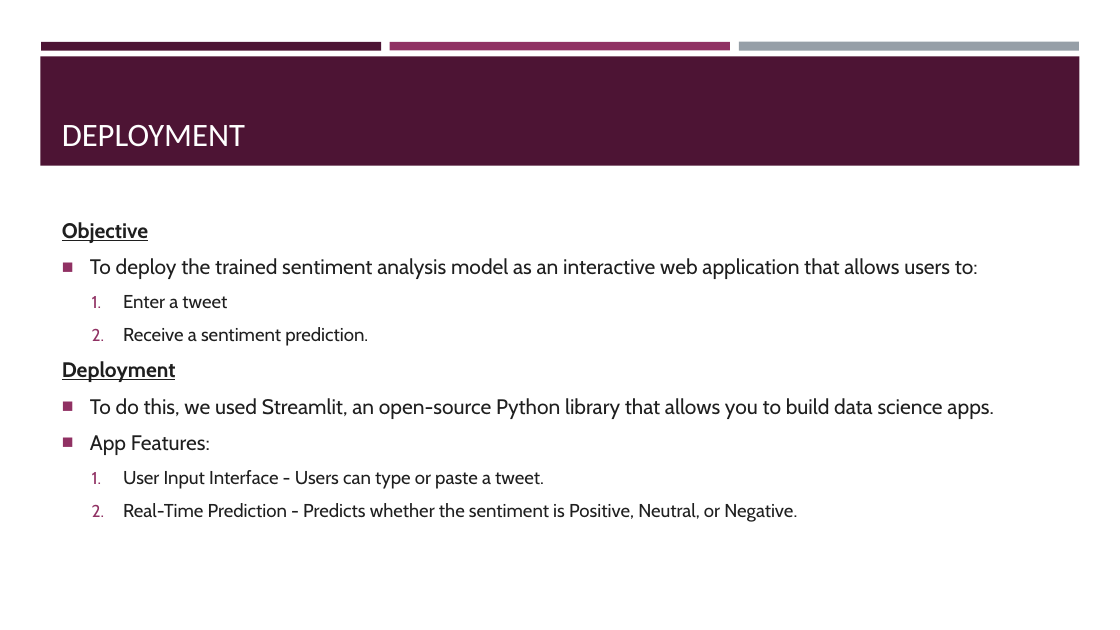
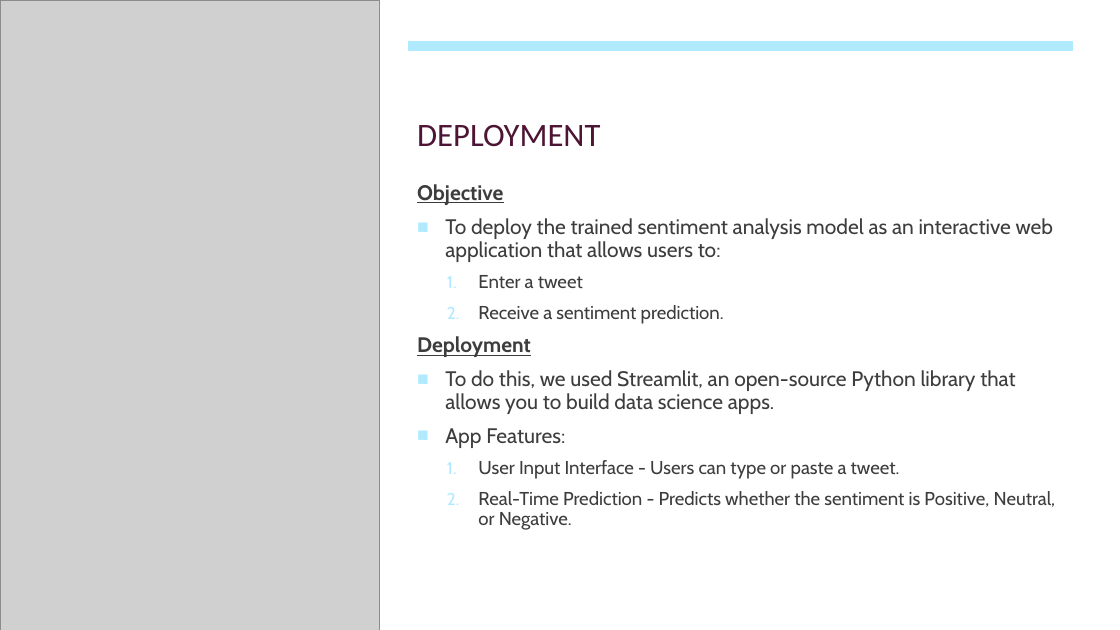
Before and after one commit to Godfrey-249/Phase-4-Group-2--NLP-Project, a slide deck: slide 9 of TWITTER SENTIMENTS ANALYSIS.pptx. Drawn at 1120x630 pixels with LibreOffice and Linux fonts; fonts in the diff are those of the drawing; grey boxes stand for pictures. Boxes give left, top, right and bottom in pixels: in the first picture for what was removed or moved away, otherwise in the second. Text is boxed around its words. In the diff, an @@ line names an element or a change of style, - is before the commit and + after.

```diff
--- a/TWITTER SENTIMENTS ANALYSIS.pptx
+++ b/TWITTER SENTIMENTS ANALYSIS.pptx
@@ rectangle added at (0,0,1120,630), fill #FFFFFF @@
@@ picture added at (0,0,380,630) @@
@@ rectangle removed at (40,56,1080,166) @@
@@ rectangle removed at (41,42,381,50) @@
@@ rectangle removed at (390,42,730,50) @@
@@ rectangle added at (409,42,1073,50), fill #B0EAFF, outline #B0EAFF 1 pt @@
@@ rectangle removed at (739,42,1079,51) @@
@@ title "DEPLOYMENT": place and size @@
-title "DEPLOYMENT" at (62,125,245,147)
+title "DEPLOYMENT" at (417,125,600,147)
@@ title "DEPLOYMENT" at (417,125,600,147): text colour #FFFFFF to #4D1434 @@
@@ text "Objective": place and size @@
-text "Objective" at (62,222,993,522)
+text "Objective" at (417,184,1056,530)
@@ text "Objective" at (417,184,1056,530): text colour #1F1F1F to #3D3D3D; line spacing 1 to 0.9; bullet colour #903163 to #B0EAFF @@
```
Also in this commit, not shown: 7 other slides changed, 5 other files.
